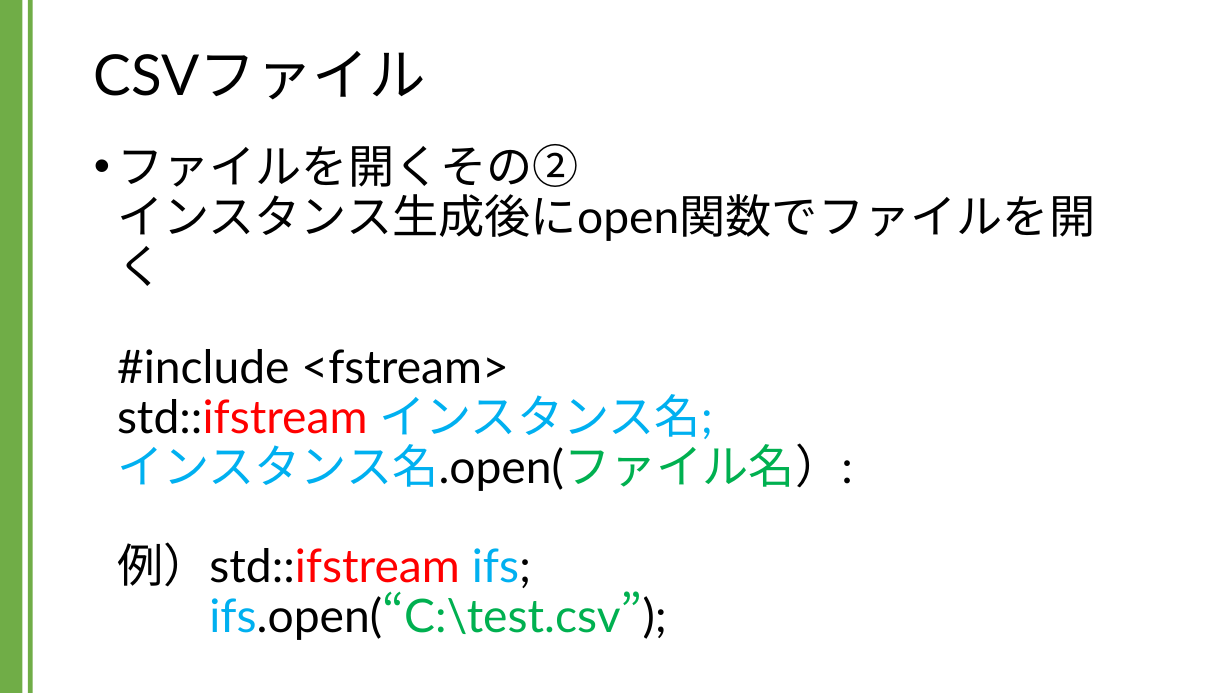
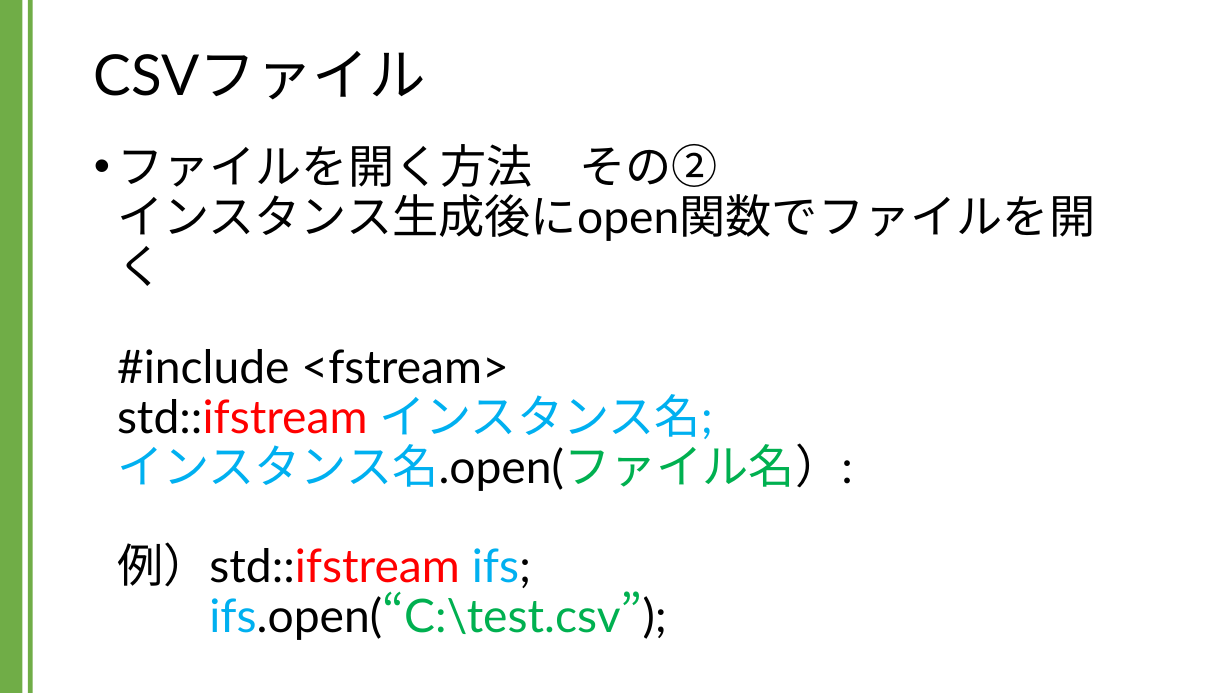
Before and after one commit to kic-murata/cpp2024, a slide deck: slide 10 of 授業資料/講義資料：CSVファイル.pptx. Drawn at 1232x693 pixels with LibreOffice and Linux fonts; fonts in the diff are those of the drawing. Boxes give left, top, right and bottom in pixels: in the first picture for what was removed or moved away, otherwise in the second. Text is boxed around its words. In the diff, an @@ line names an element or a change of style, - is before the commit and + after.

```diff
--- a/授業資料/講義資料：CSVファイル.pptx
+++ b/授業資料/講義資料：CSVファイル.pptx
@@ text at box(117, 144, 1095, 640): text changed @@
-• ファイルを開くその②
-  インスタンス生成後にopen関数でファイルを開く
-  #include <fstream>
-  std::ifstream インスタンス名;
-  インスタンス名.open(ファイル名）:
-  例）std::ifstream ifs;
-  ifs.open(“C:\test.csv”);
+• ファイルを開く方法 その②
+  インスタンス生成後にopen関数でファイルを開く
+  #include <fstream>
+  std::ifstream インスタンス名;
+  インスタンス名.open(ファイル名）:
+  例）std::ifstream ifs;
+  ifs.open(“C:\test.csv”);
```
Also in this commit, not shown: 7 other slides changed.
